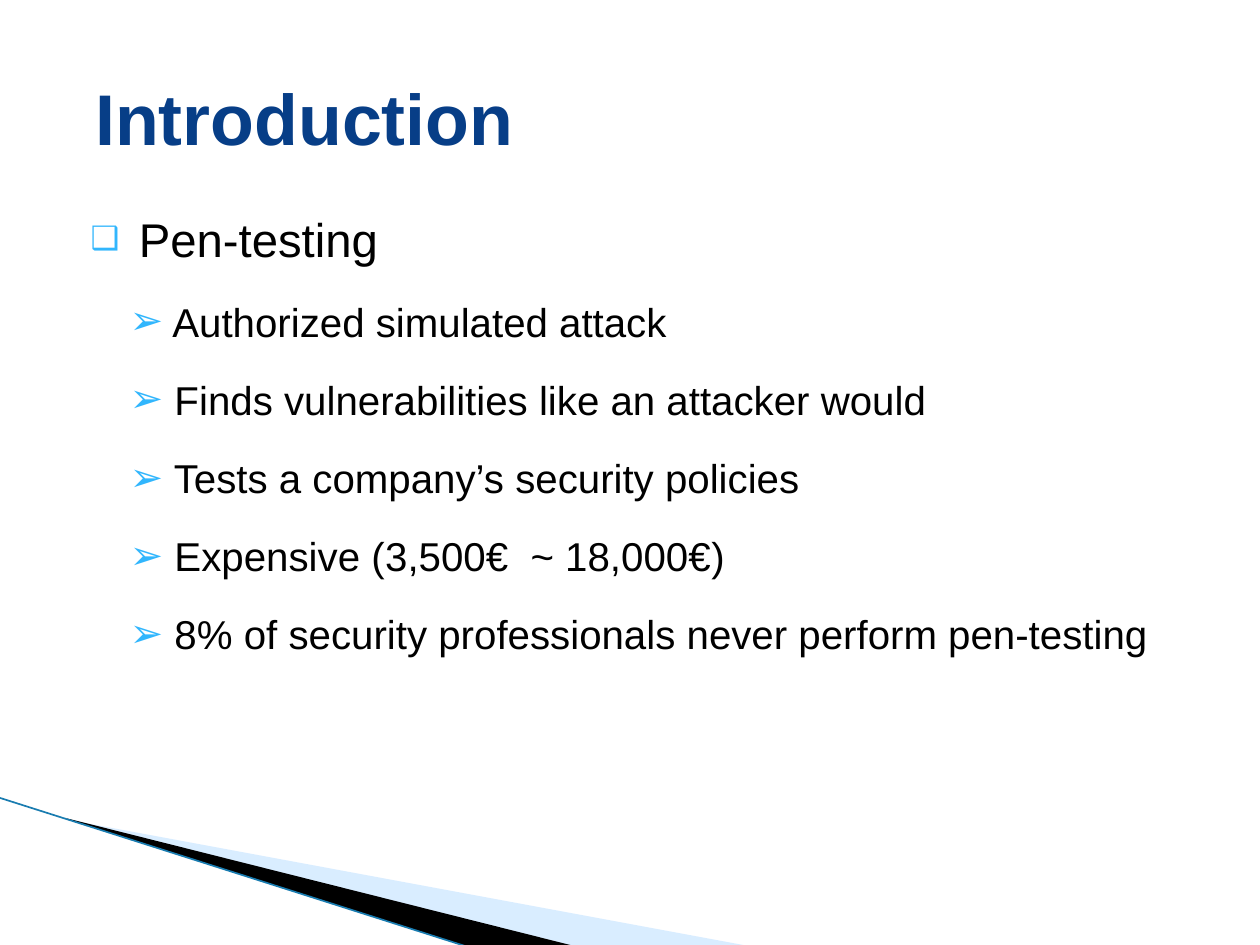
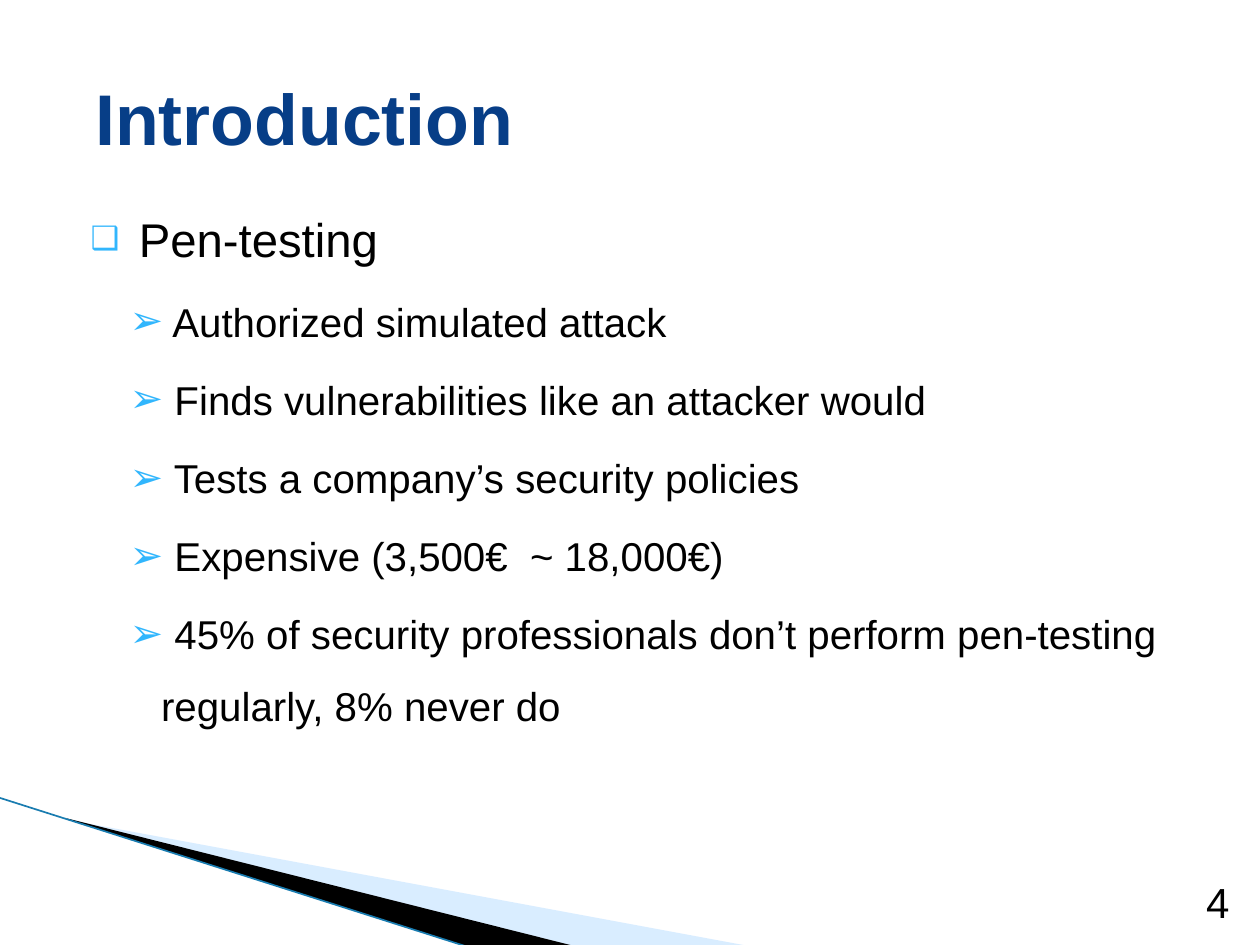
Before and after one commit to svm92/tfg, a slide deck: slide 4 of TFG - Samuel Vázquez.pptx. Drawn at 1260x945 pixels with LibreOffice and Linux fonts; fonts in the diff are those of the drawing; background and template pictures are left out. Boxes give left, top, right and bottom in pixels: in the first picture for what was removed or moved away, otherwise in the second. Text is boxed around its words. In the diff, an @@ line names an element or a change of style, - is before the commit and + after.

Commit message:
Updated presentation

```diff
--- a/TFG - Samuel Vázquez.pptx
+++ b/TFG - Samuel Vázquez.pptx
@@ text at bbox=[161, 620, 1156, 729]: text changed @@
-  ➢ 8% of security professionals never perform pen-testing
+  ➢ 45% of security professionals don’t perform pen-testing regularly, 8% never do
@@ page number added at bbox=[1206, 889, 1229, 918], 24 pt, text #000000 @@
+4
```
Also in this commit, not shown: 17 other slides changed, 13 slides added, 1 slide removed.
